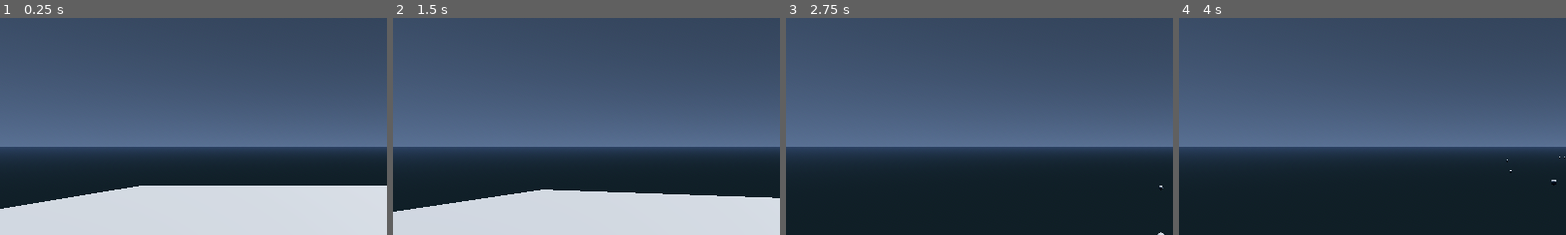
Above: before the commit, frames 1-4 (left to right).
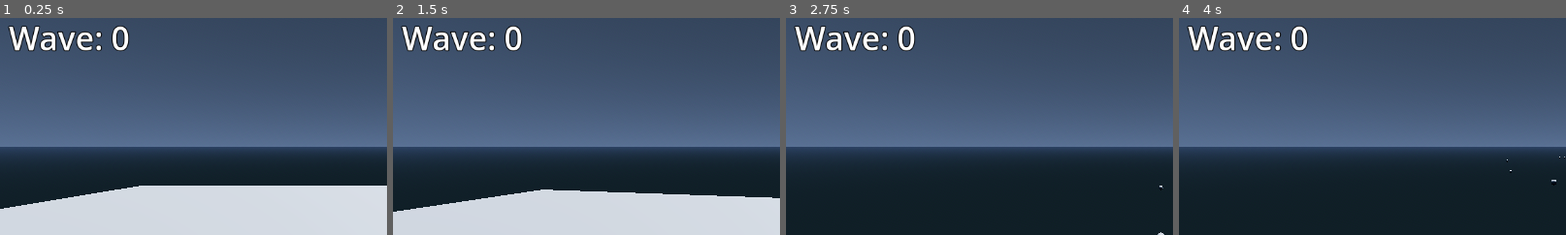
Above: after the commit, the same moments.

Repository: AdilDevStuff/3D-WaveShooter
Game: Godot game, scene res://Scenes/Levels/World.tscn
Two runs of this game, one before a commit and one after it. Both use one fixed random seed, a clock stepped at 60 frames per second and the inputs below.
Inputs (mouse positions are % of the whole screen's width and height, from its top left):
- Up to frame 1 (0.25 s): no input
- Up to frame 2 (1.5 s): tap Enter (ui_accept) at 0.5, 0.77 s; move the mouse to (55, 50) at 0.52 s; press the mouse at (55, 50) at 0.53 s; hold W (Forward) from 0.53 s (still down); move the mouse to (45, 50) at 1.27 s; release the mouse at (45, 50) at 1.28 s; click (45, 50) at 1.35 s
- Up to frame 3 (2.75 s): keep holding W (Forward); tap Enter (ui_accept) at 1.52 s; move the mouse to (52, 48) at 2.02 s; press the mouse at (52, 48) at 2.03 s
- Up to frame 4 (4 s): keep holding W (Forward); move the mouse to (49, 52) at 2.77 s; release the mouse at (49, 52) at 2.78 s; click (49, 52) at 2.85 s; tap Enter (ui_accept) at 3.02, 3.77 s; move the mouse to (57, 51) at 3.52 s; press the mouse at (57, 51) at 3.53 s
The pictures show only the part of the screen within x 2-52%, y 3-53%; the shares and areas given below are measured in that part.

The runs differ from the first frame. In frame 1, 1.9% of the frame differs, in the area x 2-34%, y 3-16%; in frame 2, 1.9%; in frame 3, 1.9%; in frame 4, 1.9%.

Commit message:
Added wave prompts

Diff:
--- a/Scenes/Levels/World.tscn
+++ b/Scenes/Levels/World.tscn
@@ -1,10 +1,11 @@
-[gd_scene load_steps=11 format=3 uid="uid://bjmpugxgb6x2r"]
+[gd_scene load_steps=16 format=3 uid="uid://bjmpugxgb6x2r"]
 
 [ext_resource type="PackedScene" uid="uid://bx04i0xydox35" path="res://Scenes/Characters/Player.tscn" id="1_65s0x"]
 [ext_resource type="Script" path="res://Scripts/World.gd" id="1_dhco0"]
 [ext_resource type="PackedScene" uid="uid://bgdfpx5kxn8j5" path="res://Scenes/Characters/Enemy.tscn" id="2_3dunr"]
 [ext_resource type="Script" path="res://Scripts/Managers/WaveSystem.gd" id="3_0rjlg"]
 [ext_resource type="Script" path="res://Scripts/Managers/GameManager.gd" id="5_8nn06"]
+[ext_resource type="Script" path="res://Scripts/UserInterface/gameUI.gd" id="6_ymjna"]
 
 [sub_resource type="NavigationMesh" id="NavigationMesh_grwdd"]
 vertices = PackedVector3Array(-23, 1, -23, -23, 1, 23, 23, 1, 23, 23, 1, -23)
@@ -33,6 +34,48 @@
 adjustment_brightness = 0.93
 adjustment_contrast = 0.88
 adjustment_saturation = 2.49
+
+[sub_resource type="LabelSettings" id="LabelSettings_78l4r"]
+font_size = 48
+outline_size = 5
+outline_color = Color(0, 0, 0, 1)
+
+[sub_resource type="Animation" id="Animation_1ghcc"]
+resource_name = "PromptEnter"
+length = 0.4
+tracks/0/type = "value"
+tracks/0/imported = false
+tracks/0/enabled = true
+tracks/0/path = NodePath("WavePrompts:position")
+tracks/0/interp = 1
+tracks/0/loop_wrap = true
+tracks/0/keys = {
+"times": PackedFloat32Array(0, 0.4),
+"transitions": PackedFloat32Array(-2, -2),
+"update": 0,
+"values": [Vector2(1, 648), Vector2(1, 549)]
+}
+
+[sub_resource type="Animation" id="Animation_bf4ym"]
+length = 0.001
+tracks/0/type = "value"
+tracks/0/imported = false
+tracks/0/enabled = true
+tracks/0/path = NodePath("WavePrompts:position")
+tracks/0/interp = 1
+tracks/0/loop_wrap = true
+tracks/0/keys = {
+"times": PackedFloat32Array(0),
+"transitions": PackedFloat32Array(1),
+"update": 0,
+"values": [Vector2(1, 648)]
+}
+
+[sub_resource type="AnimationLibrary" id="AnimationLibrary_8eiio"]
+_data = {
+"PromptEnter": SubResource("Animation_1ghcc"),
+"RESET": SubResource("Animation_bf4ym")
+}
 
 [node name="World" type="Node3D"]
 script = ExtResource("1_dhco0")
@@ -68,7 +111,6 @@
 spawn_extents = Vector3(20, 0, 20)
 
 [node name="EnemyAliveCheckTimer" type="Timer" parent="WaveSystem"]
-wait_time = 3.0
 autostart = true
 
 [node name="WaveCooldownTimer" type="Timer" parent="WaveSystem"]
@@ -79,6 +121,48 @@
 [node name="GameManager" type="Node3D" parent="."]
 script = ExtResource("5_8nn06")
 
+[node name="UserInterface" type="CanvasLayer" parent="."]
+
+[node name="GameUI" type="Control" parent="UserInterface" groups=["GameUI"]]
+layout_mode = 3
+anchors_preset = 15
+anchor_right = 1.0
+anchor_bottom = 1.0
+grow_horizontal = 2
+grow_vertical = 2
+script = ExtResource("6_ymjna")
+
+[node name="WavePrompts" type="Label" parent="UserInterface/GameUI"]
+layout_mode = 1
+anchors_preset = 7
+anchor_left = 0.5
+anchor_top = 1.0
+anchor_right = 0.5
+anchor_bottom = 1.0
+offset_left = -575.0
+offset_right = 576.0
+offset_bottom = 97.0
+grow_horizontal = 2
+grow_vertical = 0
+label_settings = SubResource("LabelSettings_78l4r")
+horizontal_alignment = 1
+vertical_alignment = 1
+
+[node name="WaveCount" type="Label" parent="UserInterface/GameUI"]
+auto_translate_mode = 1
+layout_mode = 1
+offset_left = 32.0
+offset_right = 453.0
+offset_bottom = 97.0
+text = "Wave: 0"
+label_settings = SubResource("LabelSettings_78l4r")
+vertical_alignment = 1
+
+[node name="UIAnimations" type="AnimationPlayer" parent="UserInterface/GameUI"]
+libraries = {
+"": SubResource("AnimationLibrary_8eiio")
+}
+
 [connection signal="wave_completed" from="WaveSystem" to="WaveSystem" method="_on_wave_completed"]
 [connection signal="wave_started" from="WaveSystem" to="WaveSystem" method="_on_wave_started"]
 [connection signal="timeout" from="WaveSystem/EnemyAliveCheckTimer" to="WaveSystem" method="_on_enemy_alive_check_timer_timeout"]
--- a/Scripts/Managers/WaveSystem.gd
+++ b/Scripts/Managers/WaveSystem.gd
@@ -11,18 +11,21 @@
 @export var enemy_count: float = 2 ## Max enemy count per round.
 @export var spawn_extents: Vector3 ## Random extents used for spawning enemies.
 
+var wave_count: int = 0
+
 var can_spawn: bool = false
 var is_wave_started: bool = false
 
 @onready var spawned_enemies: Node3D = $SpawnedEnemies
-
 @onready var wave_cooldown_timer: Timer = $WaveCooldownTimer
+@onready var game_ui: GameUI = get_tree().get_first_node_in_group("GameUI")
 
 func _ready() -> void:
 	# Start the wave cool down timer at the game start
 	wave_cooldown_timer.start()
 
 func _process(_delta: float) -> void:
+	game_ui.set_wave_count(wave_count)
 	print_rich("[color=#C22124][b] Enemies Remaining: %d [/b] [/color]" % remaining_enemies())
 
 ## Spawn random enemies from an array with a given enemy_count and spawn rate
@@ -69,7 +72,10 @@
 			wave_completed.emit()
 
 func _on_wave_started() -> void:
+	wave_count += 1
 	is_wave_started = true
+	game_ui.popup_prompt(2.0)
+	game_ui.set_prompt_text("Wave Started")
 	print_rich("[color=#C22124][b] Wave Started [/b] [/color]")
 
 func _on_wave_completed() -> void:
@@ -77,7 +83,8 @@
 
 	# Increase enemy count per wave
 	enemy_count += 2
-	print_rich("[color=#64C239][b] Wave Completed [/b] [/color]")
+	game_ui.popup_prompt(4.0)
+	game_ui.set_prompt_text("Wave Completed! Starting next wave...")
 
 	wave_cooldown_timer.start()
-	print_rich("[color=#18D5FF][b] Cool down [/b] [/color]")
+	#print_rich("[color=#18D5FF][b] Cool down [/b] [/color]")
--- /dev/null
+++ b/Scripts/UserInterface/gameUI.gd
@@ -0,0 +1,17 @@
+class_name GameUI
+extends Control
+
+@onready var wave_prompts: Label = $WavePrompts
+@onready var ui_animations: AnimationPlayer = $UIAnimations
+@onready var wave_count: Label = $WaveCount
+
+func set_prompt_text(text: String):
+	wave_prompts.text = text
+
+func set_wave_count(value):
+	wave_count.text = "Wave: %d" % value
+
+func popup_prompt(duration: float):
+	ui_animations.play("PromptEnter")
+	await get_tree().create_timer(duration).timeout
+	ui_animations.play_backwards("PromptEnter")
--- a/project.godot
+++ b/project.godot
@@ -29,6 +29,7 @@
 [global_group]
 
 Player=""
+GameUI=""
 
 [input]
 
Not shown: 2 places in Scenes/Objects/Projectiles/Projectile.tscn that only renumber resources
